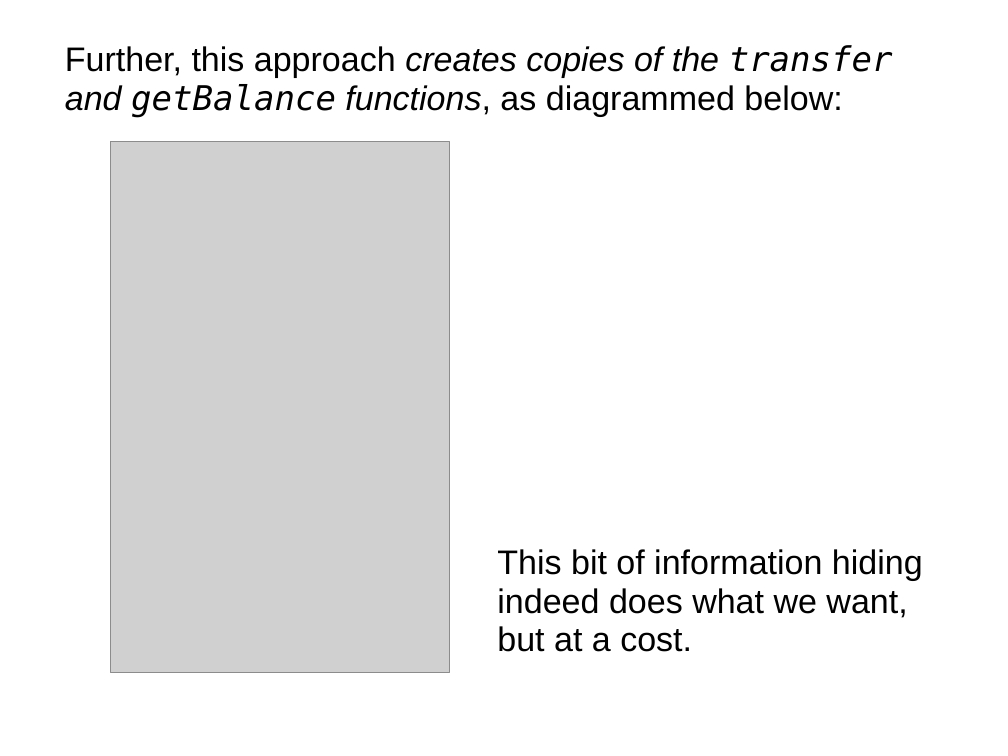
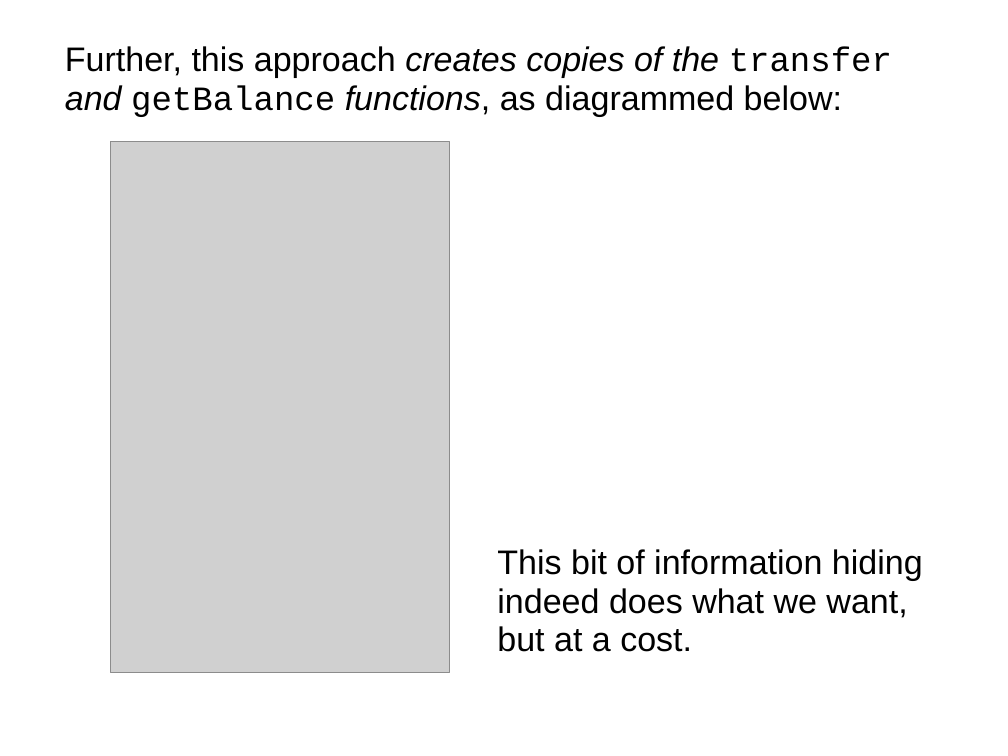
Before and after one commit to dondi/javascript-book, a slide deck: slide 23 of presentations/Chapter_7_Presentation.ppt. Drawn at 1008x756 pixels with LibreOffice and Linux fonts; fonts in the diff are those of the drawing; grey boxes stand for pictures; background and template pictures are left out. Boxes give left, top, right and bottom in pixels: in the first picture for what was removed or moved away, otherwise in the second. Text is boxed around its words. In the diff, an @@ line names an element or a change of style, - is before the commit and + after.

Commit message:
More font tweaks.

```diff
--- a/presentations/Chapter_7_Presentation.ppt
+++ b/presentations/Chapter_7_Presentation.ppt
@@ text "Further, this approach creates copies ..." at bbox=[65, 46, 892, 117]: font DejaVu Sans Mono to Courier New, italic off in "transfer getBalance" @@
```
Also in this commit, not shown: 27 other slides changed.
